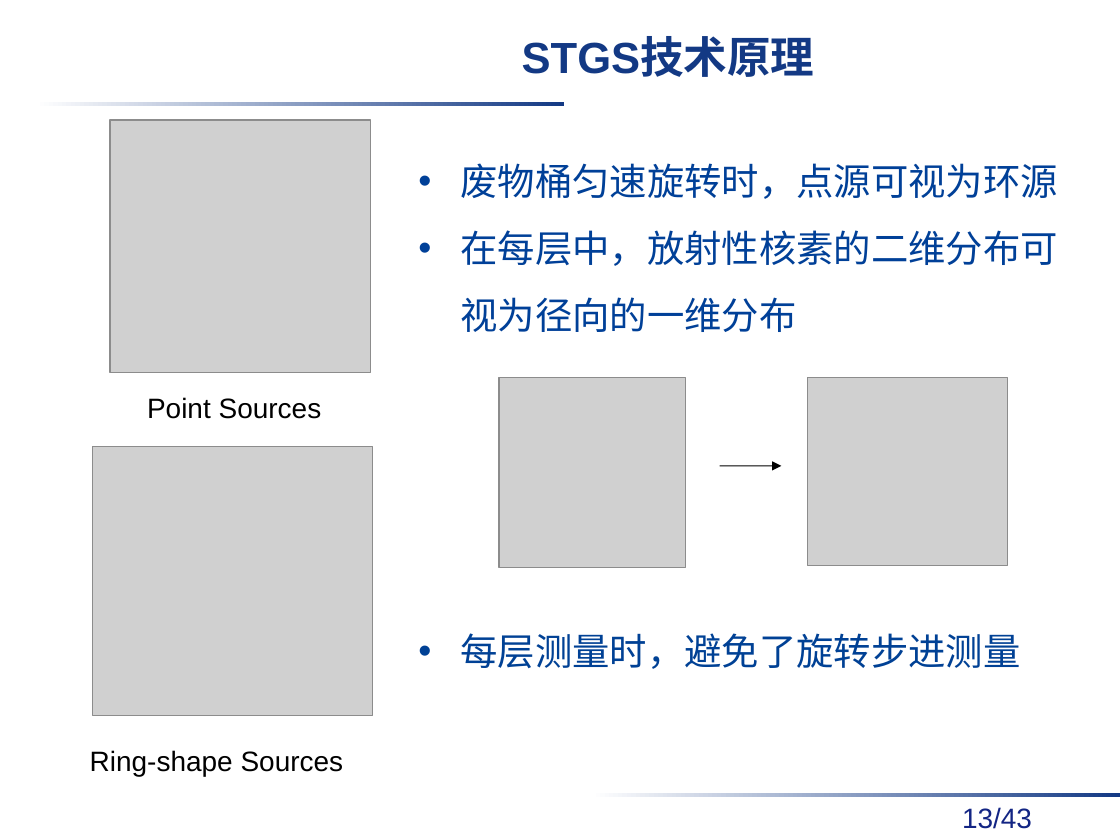
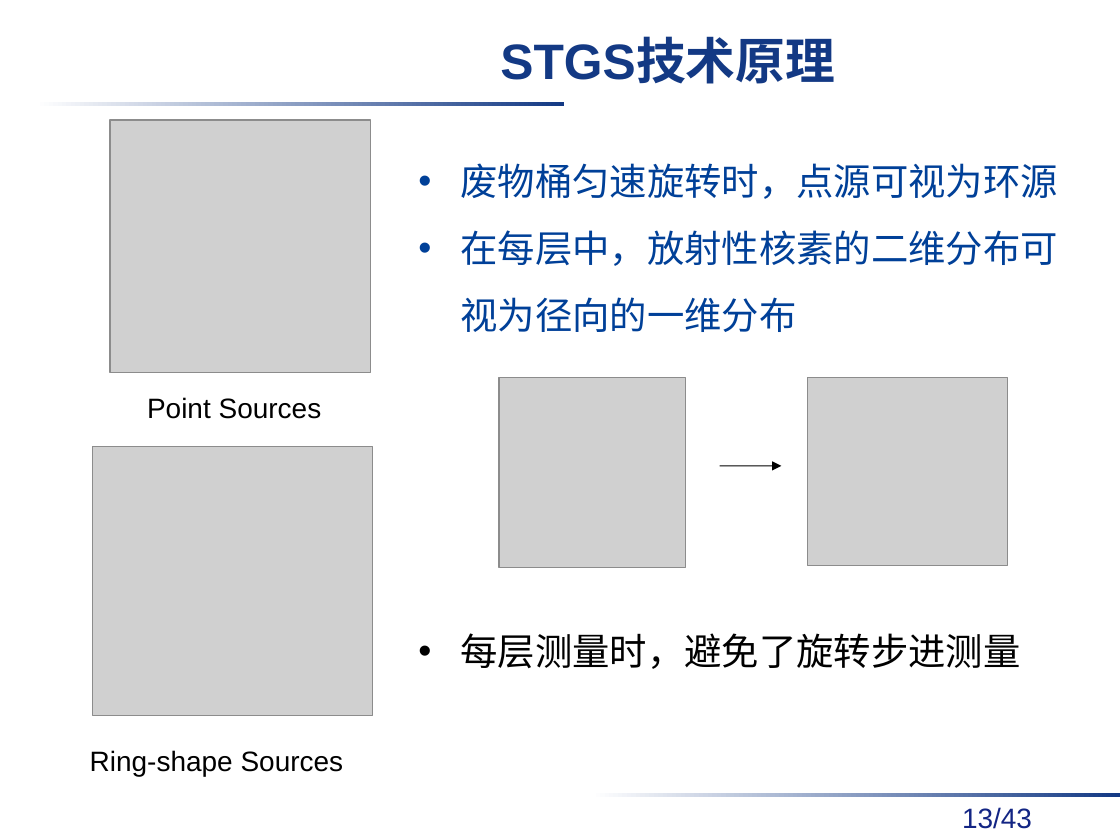
Before and after one commit to danxibao/NDAPapers, a slide deck: slide 13 of 答辩/毕业答辩报告v2-饶开源.pptx. Drawn at 1120x840 pixels with LibreOffice and Linux fonts; fonts in the diff are those of the drawing; grey boxes stand for pictures; background and template pictures are left out. Boxes give left, top, right and bottom in pixels: in the first picture for what was removed or moved away, otherwise in the second. Text is boxed around its words. In the diff, an @@ line names an element or a change of style, - is before the commit and + after.

```diff
--- a/答辩/毕业答辩报告v2-饶开源.pptx
+++ b/答辩/毕业答辩报告v2-饶开源.pptx
@@ text "STGS技术原理" at (x1=500, y1=39, x2=835, y2=84): size 28 to 32 pt @@
@@ text "废物桶匀速旋转时，点源可视为环源" at (x1=460, y1=163, x2=1057, y2=669): font Arial to Noto Sans CJK SC; text colour #004195 to #000000 in "每层测量时，避免了旋转步进测量" @@
```
Also in this commit, not shown: 20 other slides changed.
